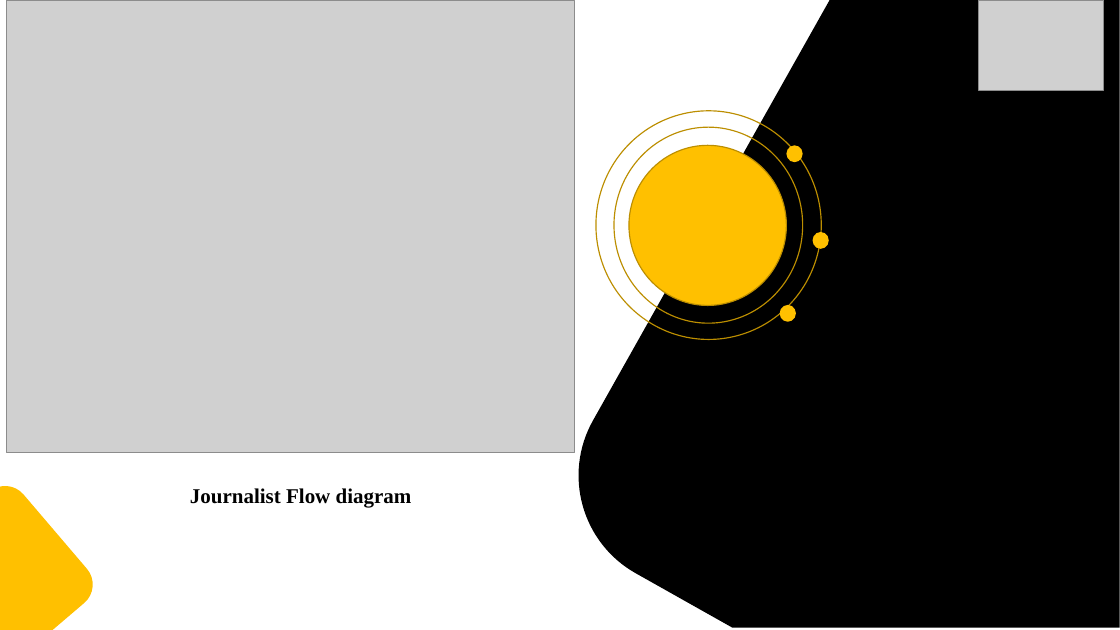
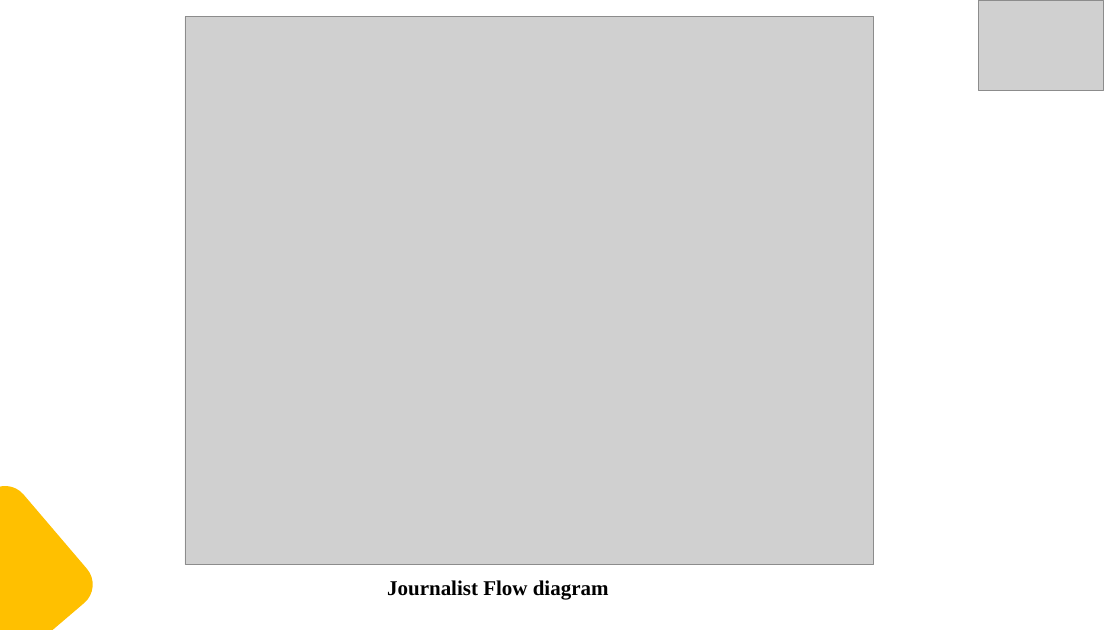
Before and after one commit to usamasshafique/NewsMavens, a slide deck: slide 14 of Progress Presentation/News Mavens Presentation (Final).pptx. Drawn at 1120x630 pixels with LibreOffice and Linux fonts; fonts in the diff are those of the drawing; grey boxes stand for pictures. Boxes give left, top, right and bottom in pixels: in the first picture for what was removed or moved away, otherwise in the second. Text is boxed around its words. In the diff, an @@ line names an element or a change of style, - is before the commit and + after.

```diff
--- a/Progress Presentation/News Mavens Presentation (Final).pptx
+++ b/Progress Presentation/News Mavens Presentation (Final).pptx
@@ picture: place and size @@
-picture at <box>6,0,575,453</box>
+picture at <box>185,17,874,565</box>
@@ freeform shape removed at <box>538,0,1120,630</box> @@
@@ ellipse removed at <box>596,111,821,339</box> @@
@@ ellipse removed at <box>614,127,803,323</box> @@
@@ ellipse removed at <box>629,145,786,306</box> @@
@@ ellipse removed at <box>786,145,802,162</box> @@
@@ ellipse removed at <box>812,232,828,249</box> @@
@@ ellipse removed at <box>780,305,796,322</box> @@
@@ text "Journalist Flow diagram": place and size @@
-text "Journalist Flow diagram" at <box>190,488,412,508</box>
+text "Journalist Flow diagram" at <box>387,580,609,600</box>
```
Also in this commit, not shown: 9 other slides changed.
